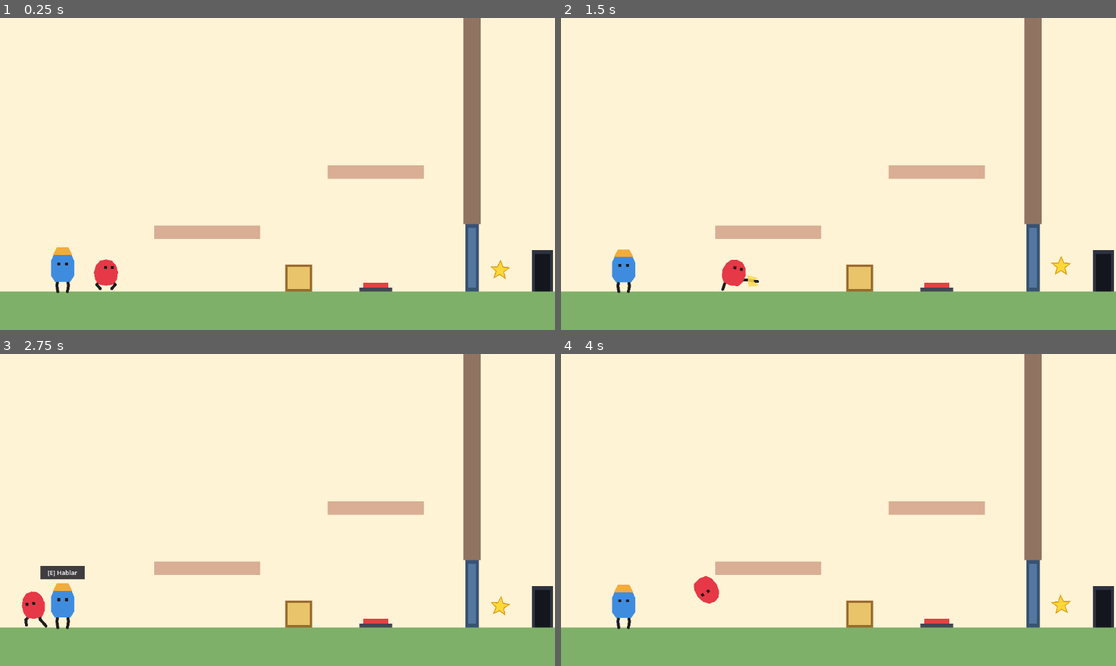
Above: before the commit, frames 1-4 (two rows, left to right).
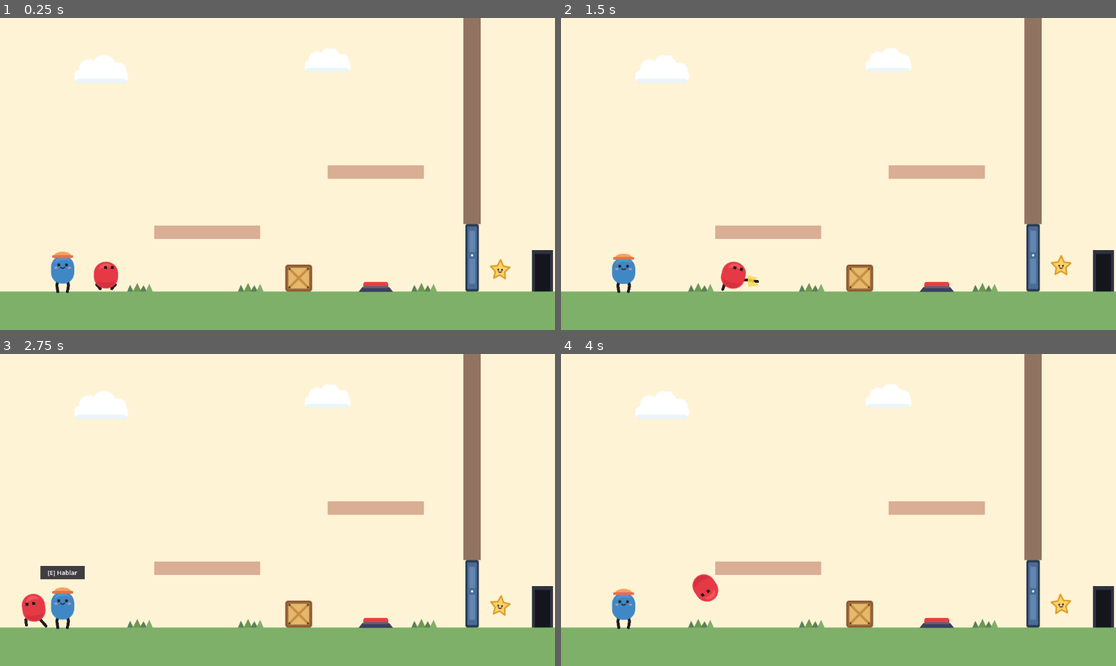
Above: after the commit, the same moments.

Repository: jberrozpe/PikuClon
Game: Godot game, scene res://escenas/nivel_prueba.tscn
The game is run twice, just before and just after one commit, with the same random seed, the same clock (stepped at 60 frames per second) and the same inputs.
Inputs:
- Up to frame 1 (0.25 s): no input
- Up to frame 2 (1.5 s): tap Enter at 0.5 s; hold S (agacharse) 0.53-1.28 s; hold D (mover_derecha) from 0.53 s (still down); tap W (saltar) at 0.77 s; tap E (patada) at 1.35 s
- Up to frame 3 (2.75 s): tap W (saltar) at 1.52 s; release D (mover_derecha) at 2.03 s; hold A (mover_izquierda) from 2.03 s (still down); tap R at 2.1 s
- Up to frame 4 (4 s): release A (mover_izquierda) at 2.78 s; hold D (mover_derecha) from 2.78 s (still down); tap Space at 2.85 s; tap W (saltar) at 3.02, 3.77 s; hold S (agacharse) from 3.53 s (still down)

The runs differ from the first frame. In frame 1, 2.4% of the frame differs, in the area x 9-92%, y 9-88%; in frame 2, 2.4%; in frame 3, 2.4%, in the area x 3-93%, y 9-88%; in frame 4, 2.4%.

Commit message:
Fase 8 visual: añadir sprites SVG estilo flat/Pikuniku con Sprite2D

Diff:
--- a/PikuClon/escenas/interruptor.tscn
+++ b/PikuClon/escenas/interruptor.tscn
@@ -1,7 +1,9 @@
-[gd_scene load_steps=4 format=3]
+[gd_scene load_steps=6 format=3]
 
 [ext_resource type="Script" path="res://scripts/interruptor.gd" id="1_interruptor"]
 [ext_resource type="AudioStream" path="res://recursos/sonidos/interruptor.wav" id="2_sonido"]
+[ext_resource type="Texture2D" path="res://recursos/sprites/boton_tapa.svg" id="3_tapa"]
+[ext_resource type="Texture2D" path="res://recursos/sprites/boton_base.svg" id="4_base"]
 
 [sub_resource type="RectangleShape2D" id="RectangleShape2D_zona"]
 size = Vector2(54, 20)
@@ -9,18 +11,13 @@
 [node name="Interruptor" type="Node2D"]
 script = ExtResource("1_interruptor")
 
-[node name="Tapa" type="ColorRect" parent="."]
-offset_left = -26.0
-offset_top = -18.0
-offset_right = 26.0
-offset_bottom = -6.0
-color = Color(0.901961, 0.25098, 0.25098, 1)
+[node name="Tapa" type="Sprite2D" parent="."]
+position = Vector2(0, -13)
+texture = ExtResource("3_tapa")
 
-[node name="Base" type="ColorRect" parent="."]
-offset_left = -34.0
-offset_top = -8.0
-offset_right = 34.0
-color = Color(0.258824, 0.278431, 0.321569, 1)
+[node name="Base" type="Sprite2D" parent="."]
+position = Vector2(0, -5)
+texture = ExtResource("4_base")
 
 [node name="BaseColision" type="StaticBody2D" parent="."]
 
--- a/PikuClon/escenas/nivel_2.tscn
+++ b/PikuClon/escenas/nivel_2.tscn
@@ -1,9 +1,12 @@
-[gd_scene load_steps=12 format=3]
+[gd_scene load_steps=15 format=3]
 
 [ext_resource type="Script" path="res://scripts/jugador.gd" id="1_jugador"]
 [ext_resource type="PackedScene" path="res://escenas/puerta_transicion.tscn" id="2_transicion"]
 [ext_resource type="AudioStream" path="res://recursos/sonidos/salto.wav" id="3_salto"]
 [ext_resource type="AudioStream" path="res://recursos/sonidos/patada.wav" id="4_patada"]
+[ext_resource type="Texture2D" path="res://recursos/sprites/jugador_cuerpo.svg" id="5_jugador_sprite"]
+[ext_resource type="Texture2D" path="res://recursos/sprites/nube.svg" id="6_nube_sprite"]
+[ext_resource type="Texture2D" path="res://recursos/sprites/hierba.svg" id="7_hierba_sprite"]
 
 [sub_resource type="RectangleShape2D" id="RectangleShape2D_suelo"]
 size = Vector2(1152, 80)
@@ -44,19 +47,26 @@
 color = Color(0.588235, 0.8, 0.65098, 1)
 polygon = PackedVector2Array(540, 568, 760, 360, 990, 568)
 
-[node name="Nube1" type="ColorRect" parent="Decoracion"]
-offset_left = 220.0
-offset_top = 90.0
-offset_right = 360.0
-offset_bottom = 134.0
-color = Color(1, 1, 1, 0.85)
-
-[node name="Nube2" type="ColorRect" parent="Decoracion"]
-offset_left = 780.0
-offset_top = 120.0
-offset_right = 940.0
-offset_bottom = 162.0
-color = Color(1, 1, 1, 0.85)
+[node name="Nube1" type="Sprite2D" parent="Decoracion"]
+position = Vector2(290, 112)
+texture = ExtResource("6_nube_sprite")
+
+[node name="Nube2" type="Sprite2D" parent="Decoracion"]
+position = Vector2(860, 140)
+scale = Vector2(1.1, 1.1)
+texture = ExtResource("6_nube_sprite")
+
+[node name="Hierba1" type="Sprite2D" parent="Decoracion"]
+position = Vector2(210, 558)
+texture = ExtResource("7_hierba_sprite")
+
+[node name="Hierba2" type="Sprite2D" parent="Decoracion"]
+position = Vector2(560, 558)
+texture = ExtResource("7_hierba_sprite")
+
+[node name="Hierba3" type="Sprite2D" parent="Decoracion"]
+position = Vector2(840, 558)
+texture = ExtResource("7_hierba_sprite")
 
 [node name="TroncoArbol" type="ColorRect" parent="Decoracion"]
 offset_left = 960.0
@@ -169,9 +179,9 @@
 begin_cap_mode = 2
 end_cap_mode = 2
 
-[node name="Torso" type="Polygon2D" parent="Jugador/CuerpoVisual"]
-color = Color(0.901961, 0.223529, 0.27451, 1)
-polygon = PackedVector2Array(0, -34, 12, -31, 20, -21, 24, -7, 22, 9, 15, 20, 0, 23, -15, 20, -22, 9, -24, -7, -20, -21, -12, -31)
+[node name="Torso" type="Sprite2D" parent="Jugador/CuerpoVisual"]
+position = Vector2(0, -6)
+texture = ExtResource("5_jugador_sprite")
 
 [node name="Ojos" type="Node2D" parent="Jugador/CuerpoVisual"]
 position = Vector2(4, -12)
--- a/PikuClon/escenas/nivel_prueba.tscn
+++ b/PikuClon/escenas/nivel_prueba.tscn
@@ -8,6 +8,10 @@
 [ext_resource type="PackedScene" path="res://escenas/puerta_transicion.tscn" id="6_transicion"]
 [ext_resource type="AudioStream" path="res://recursos/sonidos/salto.wav" id="7_salto"]
 [ext_resource type="AudioStream" path="res://recursos/sonidos/patada.wav" id="8_patada"]
+[ext_resource type="Texture2D" path="res://recursos/sprites/jugador_cuerpo.svg" id="9_jugador_sprite"]
+[ext_resource type="Texture2D" path="res://recursos/sprites/caja_madera.svg" id="10_caja_sprite"]
+[ext_resource type="Texture2D" path="res://recursos/sprites/nube.svg" id="11_nube_sprite"]
+[ext_resource type="Texture2D" path="res://recursos/sprites/hierba.svg" id="12_hierba_sprite"]
 
 [sub_resource type="RectangleShape2D" id="RectangleShape2D_suelo"]
 size = Vector2(1152, 80)
@@ -44,6 +48,29 @@
 offset_right = 1152.0
 offset_bottom = 648.0
 color = Color(1, 0.952941, 0.839216, 1)
+
+[node name="Decoracion" type="Node2D" parent="."]
+
+[node name="Nube1" type="Sprite2D" parent="Decoracion"]
+position = Vector2(210, 110)
+texture = ExtResource("11_nube_sprite")
+
+[node name="Nube2" type="Sprite2D" parent="Decoracion"]
+position = Vector2(680, 90)
+scale = Vector2(0.85, 0.85)
+texture = ExtResource("11_nube_sprite")
+
+[node name="Hierba1" type="Sprite2D" parent="Decoracion"]
+position = Vector2(290, 558)
+texture = ExtResource("12_hierba_sprite")
+
+[node name="Hierba2" type="Sprite2D" parent="Decoracion"]
+position = Vector2(520, 558)
+texture = ExtResource("12_hierba_sprite")
+
+[node name="Hierba3" type="Sprite2D" parent="Decoracion"]
+position = Vector2(880, 558)
+texture = ExtResource("12_hierba_sprite")
 
 [node name="Suelo" type="StaticBody2D" parent="."]
 position = Vector2(576, 608)
@@ -104,19 +131,8 @@
 [node name="CollisionShape2D" type="CollisionShape2D" parent="CajaFisica"]
 shape = SubResource("RectangleShape2D_caja")
 
-[node name="Borde" type="ColorRect" parent="CajaFisica"]
-offset_left = -28.0
-offset_top = -28.0
-offset_right = 28.0
-offset_bottom = 28.0
-color = Color(0.6, 0.42, 0.18, 1)
-
-[node name="Relleno" type="ColorRect" parent="CajaFisica"]
-offset_left = -23.0
-offset_top = -23.0
-offset_right = 23.0
-offset_bottom = 23.0
-color = Color(0.913725, 0.768627, 0.415686, 1)
+[node name="Visual" type="Sprite2D" parent="CajaFisica"]
+texture = ExtResource("10_caja_sprite")
 
 [node name="Jugador" type="CharacterBody2D" parent="."]
 position = Vector2(220, 520)
@@ -145,9 +161,9 @@
 begin_cap_mode = 2
 end_cap_mode = 2
 
-[node name="Torso" type="Polygon2D" parent="Jugador/CuerpoVisual"]
-color = Color(0.901961, 0.223529, 0.27451, 1)
-polygon = PackedVector2Array(0, -34, 12, -31, 20, -21, 24, -7, 22, 9, 15, 20, 0, 23, -15, 20, -22, 9, -24, -7, -20, -21, -12, -31)
+[node name="Torso" type="Sprite2D" parent="Jugador/CuerpoVisual"]
+position = Vector2(0, -6)
+texture = ExtResource("9_jugador_sprite")
 
 [node name="Ojos" type="Node2D" parent="Jugador/CuerpoVisual"]
 position = Vector2(4, -12)
--- a/PikuClon/escenas/npc.tscn
+++ b/PikuClon/escenas/npc.tscn
@@ -1,7 +1,8 @@
-[gd_scene load_steps=4 format=3]
+[gd_scene load_steps=5 format=3]
 
 [ext_resource type="Script" path="res://scripts/npc.gd" id="1_npc"]
 [ext_resource type="AudioStream" path="res://recursos/sonidos/npc_hablar.wav" id="2_sonido"]
+[ext_resource type="Texture2D" path="res://recursos/sprites/npc.svg" id="3_sprite"]
 
 [sub_resource type="RectangleShape2D" id="RectangleShape2D_zona"]
 size = Vector2(120, 96)
@@ -29,25 +30,9 @@
 begin_cap_mode = 2
 end_cap_mode = 2
 
-[node name="Cuerpo" type="Polygon2D" parent="CuerpoVisual"]
-position = Vector2(0, -48)
-color = Color(0.247059, 0.54902, 0.878431, 1)
-polygon = PackedVector2Array(-18, -28, 18, -28, 24, -14, 24, 16, 16, 28, -16, 28, -24, 16, -24, -14)
-
-[node name="Sombrero" type="Polygon2D" parent="CuerpoVisual"]
-position = Vector2(0, -78)
-color = Color(0.952941, 0.678431, 0.227451, 1)
-polygon = PackedVector2Array(-20, 4, 20, 4, 12, -12, -12, -12)
-
-[node name="OjoIzq" type="Polygon2D" parent="CuerpoVisual"]
-position = Vector2(-8, -56)
-color = Color(0.113725, 0.113725, 0.113725, 1)
-polygon = PackedVector2Array(-3, -3, 3, -3, 3, 3, -3, 3)
-
-[node name="OjoDer" type="Polygon2D" parent="CuerpoVisual"]
-position = Vector2(8, -56)
-color = Color(0.113725, 0.113725, 0.113725, 1)
-polygon = PackedVector2Array(-3, -3, 3, -3, 3, 3, -3, 3)
+[node name="CuerpoSprite" type="Sprite2D" parent="CuerpoVisual"]
+position = Vector2(0, -52)
+texture = ExtResource("3_sprite")
 
 [node name="ZonaInteraccion" type="Area2D" parent="."]
 position = Vector2(0, -48)
--- a/PikuClon/escenas/objeto_mision.tscn
+++ b/PikuClon/escenas/objeto_mision.tscn
@@ -1,7 +1,8 @@
-[gd_scene load_steps=4 format=3]
+[gd_scene load_steps=5 format=3]
 
 [ext_resource type="Script" path="res://scripts/objeto_mision.gd" id="1_objeto"]
 [ext_resource type="AudioStream" path="res://recursos/sonidos/estrella.wav" id="2_sonido"]
+[ext_resource type="Texture2D" path="res://recursos/sprites/estrella.svg" id="3_sprite"]
 
 [sub_resource type="CircleShape2D" id="CircleShape2D_estrella"]
 radius = 22.0
@@ -14,13 +15,8 @@
 
 [node name="Visual" type="Node2D" parent="."]
 
-[node name="EstrellaBorde" type="Polygon2D" parent="Visual"]
-color = Color(0.85, 0.6, 0.08, 1)
-polygon = PackedVector2Array(0, -22, 6, -8, 21, -7, 9, 3, 13, 18, 0, 10, -13, 18, -9, 3, -21, -7, -6, -8)
-
-[node name="Estrella" type="Polygon2D" parent="Visual"]
-color = Color(1, 0.85, 0.22, 1)
-polygon = PackedVector2Array(0, -18, 5, -6, 17, -5, 7, 2, 10, 14, 0, 8, -10, 14, -7, 2, -17, -5, -5, -6)
+[node name="EstrellaSprite" type="Sprite2D" parent="Visual"]
+texture = ExtResource("3_sprite")
 
 [node name="SonidoRecoger" type="AudioStreamPlayer" parent="."]
 stream = ExtResource("2_sonido")
--- a/PikuClon/escenas/puerta.tscn
+++ b/PikuClon/escenas/puerta.tscn
@@ -1,7 +1,8 @@
-[gd_scene load_steps=4 format=3]
+[gd_scene load_steps=5 format=3]
 
 [ext_resource type="Script" path="res://scripts/puerta.gd" id="1_puerta"]
 [ext_resource type="AudioStream" path="res://recursos/sonidos/puerta.wav" id="2_sonido"]
+[ext_resource type="Texture2D" path="res://recursos/sprites/puerta.svg" id="3_sprite"]
 
 [sub_resource type="RectangleShape2D" id="RectangleShape2D_puerta"]
 size = Vector2(28, 140)
@@ -16,18 +17,9 @@
 position = Vector2(0, -70)
 shape = SubResource("RectangleShape2D_puerta")
 
-[node name="Visual" type="ColorRect" parent="CuerpoPuerta"]
-offset_left = -14.0
-offset_top = -140.0
-offset_right = 14.0
-color = Color(0.219608, 0.321569, 0.45098, 1)
-
-[node name="Detalle" type="ColorRect" parent="CuerpoPuerta"]
-offset_left = -8.0
-offset_top = -132.0
-offset_right = 8.0
-offset_bottom = -8.0
-color = Color(0.329412, 0.466667, 0.627451, 1)
+[node name="Visual" type="Sprite2D" parent="CuerpoPuerta"]
+position = Vector2(0, -70)
+texture = ExtResource("3_sprite")
 
 [node name="SonidoPuerta" type="AudioStreamPlayer2D" parent="."]
 stream = ExtResource("2_sonido")
--- /dev/null
+++ b/PikuClon/recursos/sprites/boton_base.svg
@@ -0,0 +1,4 @@
+<svg xmlns="http://www.w3.org/2000/svg" width="72" height="12" viewBox="0 0 72 12">
+  <polygon points="0,12 8,2 64,2 72,12" fill="#3D405B"/>
+  <rect x="10" y="0" width="52" height="4" rx="2" fill="#5C6082"/>
+</svg>
--- /dev/null
+++ b/PikuClon/recursos/sprites/boton_tapa.svg
@@ -0,0 +1,5 @@
+<svg xmlns="http://www.w3.org/2000/svg" width="54" height="16" viewBox="0 0 54 16">
+  <rect x="1" y="1" width="52" height="14" rx="5" ry="5" fill="#FFFFFF"/>
+  <rect x="5" y="3" width="44" height="4" rx="2" fill="#FFFFFF" opacity="0.6"/>
+  <rect x="2" y="11" width="50" height="4" rx="2" fill="#000000" opacity="0.18"/>
+</svg>
--- /dev/null
+++ b/PikuClon/recursos/sprites/caja_madera.svg
@@ -0,0 +1,11 @@
+<svg xmlns="http://www.w3.org/2000/svg" width="56" height="56" viewBox="0 0 56 56">
+  <rect x="0" y="0" width="56" height="56" rx="6" ry="6" fill="#8C5A32"/>
+  <rect x="5" y="5" width="46" height="46" rx="3" ry="3" fill="#E6B86A"/>
+  <line x1="7" y1="7" x2="49" y2="49" stroke="#C68E45" stroke-width="5" stroke-linecap="round"/>
+  <line x1="49" y1="7" x2="7" y2="49" stroke="#C68E45" stroke-width="5" stroke-linecap="round"/>
+  <rect x="5" y="5" width="46" height="46" rx="3" ry="3" fill="none" stroke="#9E6A3B" stroke-width="3"/>
+  <circle cx="9" cy="9" r="2" fill="#5C3A21"/>
+  <circle cx="47" cy="9" r="2" fill="#5C3A21"/>
+  <circle cx="9" cy="47" r="2" fill="#5C3A21"/>
+  <circle cx="47" cy="47" r="2" fill="#5C3A21"/>
+</svg>
--- /dev/null
+++ b/PikuClon/recursos/sprites/estrella.svg
@@ -0,0 +1,6 @@
+<svg xmlns="http://www.w3.org/2000/svg" width="48" height="48" viewBox="0 0 48 48">
+  <polygon points="24,2 30,15 44,17 34,27 36,41 24,34 12,41 14,27 4,17 18,15" fill="#FFD166" stroke="#D99B26" stroke-width="3" stroke-linejoin="round"/>
+  <circle cx="20" cy="23" r="2" fill="#2B2D42"/>
+  <circle cx="28" cy="23" r="2" fill="#2B2D42"/>
+  <path d="M21 27 Q24 30 27 27" fill="none" stroke="#2B2D42" stroke-width="2" stroke-linecap="round"/>
+</svg>
--- /dev/null
+++ b/PikuClon/recursos/sprites/hierba.svg
@@ -0,0 +1,6 @@
+<svg xmlns="http://www.w3.org/2000/svg" width="64" height="20" viewBox="0 0 64 20">
+  <path d="M6 20 L12 6 L19 20 Z" fill="#588157"/>
+  <path d="M18 20 L27 2 L35 20 Z" fill="#6A994E"/>
+  <path d="M32 20 L40 7 L47 20 Z" fill="#588157"/>
+  <path d="M44 20 L52 4 L59 20 Z" fill="#7FB069"/>
+</svg>
--- /dev/null
+++ b/PikuClon/recursos/sprites/jugador_cuerpo.svg
@@ -0,0 +1,5 @@
+<svg xmlns="http://www.w3.org/2000/svg" width="52" height="62" viewBox="0 0 52 62">
+  <rect x="2" y="2" width="48" height="58" rx="24" ry="24" fill="#E63946"/>
+  <path d="M12 20 C12 10, 20 6, 26 6 C32 6, 38 10, 39 16 C32 12, 20 12, 12 20 Z" fill="#FF6B6B" opacity="0.55"/>
+  <path d="M6 42 C10 53, 18 58, 26 58 C34 58, 42 53, 46 42 C39 49, 13 49, 6 42 Z" fill="#B51D29" opacity="0.35"/>
+</svg>
--- /dev/null
+++ b/PikuClon/recursos/sprites/npc.svg
@@ -0,0 +1,11 @@
+<svg xmlns="http://www.w3.org/2000/svg" width="56" height="76" viewBox="0 0 56 76">
+  <rect x="4" y="18" width="48" height="56" rx="22" ry="22" fill="#3F88C5"/>
+  <path d="M12 32 C12 24, 20 21, 28 21 C36 21, 42 24, 44 29 C36 25, 20 25, 12 32 Z" fill="#63A4DB" opacity="0.5"/>
+  <path d="M10 18 C12 6, 44 6, 46 18 Z" fill="#F4A261"/>
+  <rect x="6" y="16" width="44" height="6" rx="3" fill="#E76F51"/>
+  <circle cx="20" cy="36" r="3" fill="#1D1E26"/>
+  <circle cx="36" cy="36" r="3" fill="#1D1E26"/>
+  <ellipse cx="14" cy="42" rx="3.5" ry="2" fill="#FF99AC" opacity="0.7"/>
+  <ellipse cx="42" cy="42" rx="3.5" ry="2" fill="#FF99AC" opacity="0.7"/>
+  <path d="M24 41 Q28 45 32 41" fill="none" stroke="#1D1E26" stroke-width="2.2" stroke-linecap="round"/>
+</svg>
--- /dev/null
+++ b/PikuClon/recursos/sprites/nube.svg
@@ -0,0 +1,7 @@
+<svg xmlns="http://www.w3.org/2000/svg" width="140" height="64" viewBox="0 0 140 64">
+  <rect x="14" y="28" width="112" height="30" rx="15" ry="15" fill="#FFFFFF"/>
+  <circle cx="44" cy="28" r="20" fill="#FFFFFF"/>
+  <circle cx="76" cy="22" r="24" fill="#FFFFFF"/>
+  <circle cx="106" cy="30" r="16" fill="#FFFFFF"/>
+  <rect x="18" y="48" width="104" height="10" rx="5" fill="#DCEEF7" opacity="0.6"/>
+</svg>
--- /dev/null
+++ b/PikuClon/recursos/sprites/puerta.svg
@@ -0,0 +1,7 @@
+<svg xmlns="http://www.w3.org/2000/svg" width="28" height="140" viewBox="0 0 28 140">
+  <rect x="0" y="0" width="28" height="140" rx="4" ry="4" fill="#2B3D54"/>
+  <rect x="4" y="5" width="20" height="130" rx="2" ry="2" fill="#4A6B94"/>
+  <rect x="8" y="14" width="12" height="44" rx="2" fill="#6E94C2" opacity="0.65"/>
+  <rect x="8" y="72" width="12" height="52" rx="2" fill="#6E94C2" opacity="0.65"/>
+  <circle cx="14" cy="65" r="2.5" fill="#DCE8F5"/>
+</svg>
--- a/PikuClon/scripts/interruptor.gd
+++ b/PikuClon/scripts/interruptor.gd
@@ -13,14 +13,14 @@
 var _esta_activo: bool = false
 var _pos_y_inicial: float = 0.0
 
-@onready var tapa: ColorRect = $Tapa
+@onready var tapa: Sprite2D = $Tapa
 @onready var zona_deteccion: Area2D = $ZonaDeteccion
 @onready var sonido_activacion: AudioStreamPlayer2D = $SonidoActivacion
 
 
 func _ready() -> void:
 	_pos_y_inicial = tapa.position.y
-	tapa.color = color_reposo
+	tapa.modulate = color_reposo
 	zona_deteccion.body_entered.connect(_on_body_entered)
 	zona_deteccion.body_exited.connect(_on_body_exited)
 
@@ -31,7 +31,7 @@
 	tapa.position.y = lerpf(tapa.position.y, pos_objetivo, factor)
 
 	var color_objetivo := color_activo if _esta_activo else color_reposo
-	tapa.color = tapa.color.lerp(color_objetivo, factor)
+	tapa.modulate = tapa.modulate.lerp(color_objetivo, factor)
 
 
 func _on_body_entered(body: Node2D) -> void:
--- a/PikuClon/scripts/jugador.gd
+++ b/PikuClon/scripts/jugador.gd
@@ -31,7 +31,7 @@
 var en_bolita: bool = false
 
 @onready var cuerpo_visual: Node2D = $CuerpoVisual
-@onready var torso: Polygon2D = $CuerpoVisual/Torso
+@onready var torso: Node2D = $CuerpoVisual/Torso
 @onready var pierna_izq: Line2D = $CuerpoVisual/PiernaIzq
 @onready var pierna_der: Line2D = $CuerpoVisual/PiernaDer
 @onready var ojos: Node2D = $CuerpoVisual/Ojos
Not shown: 1 places in PikuClon/escenas/nivel_prueba.tscn that only renumber resources
